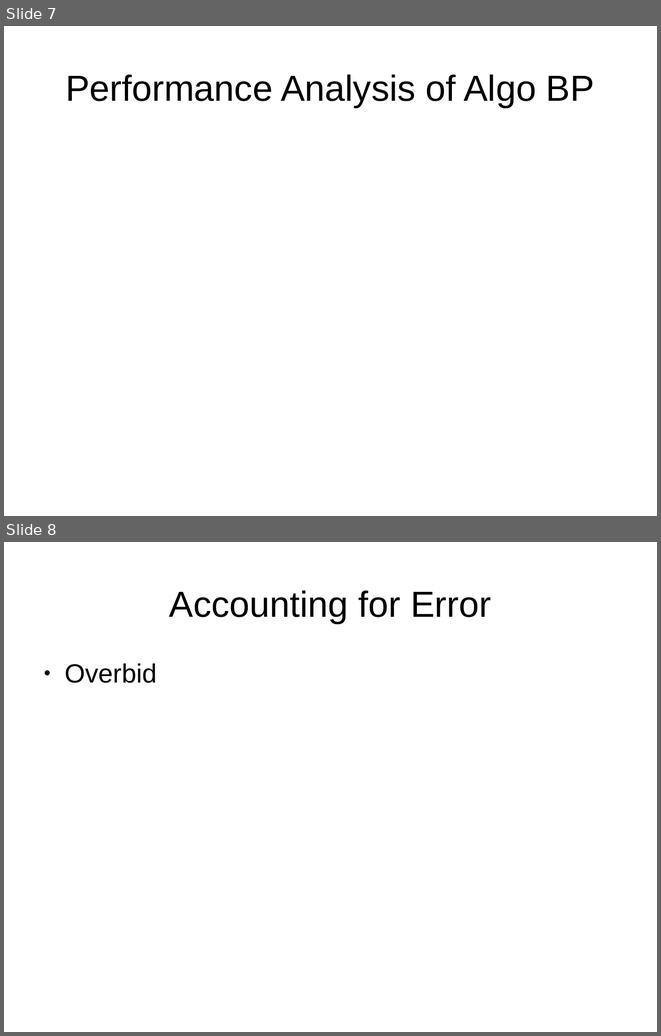
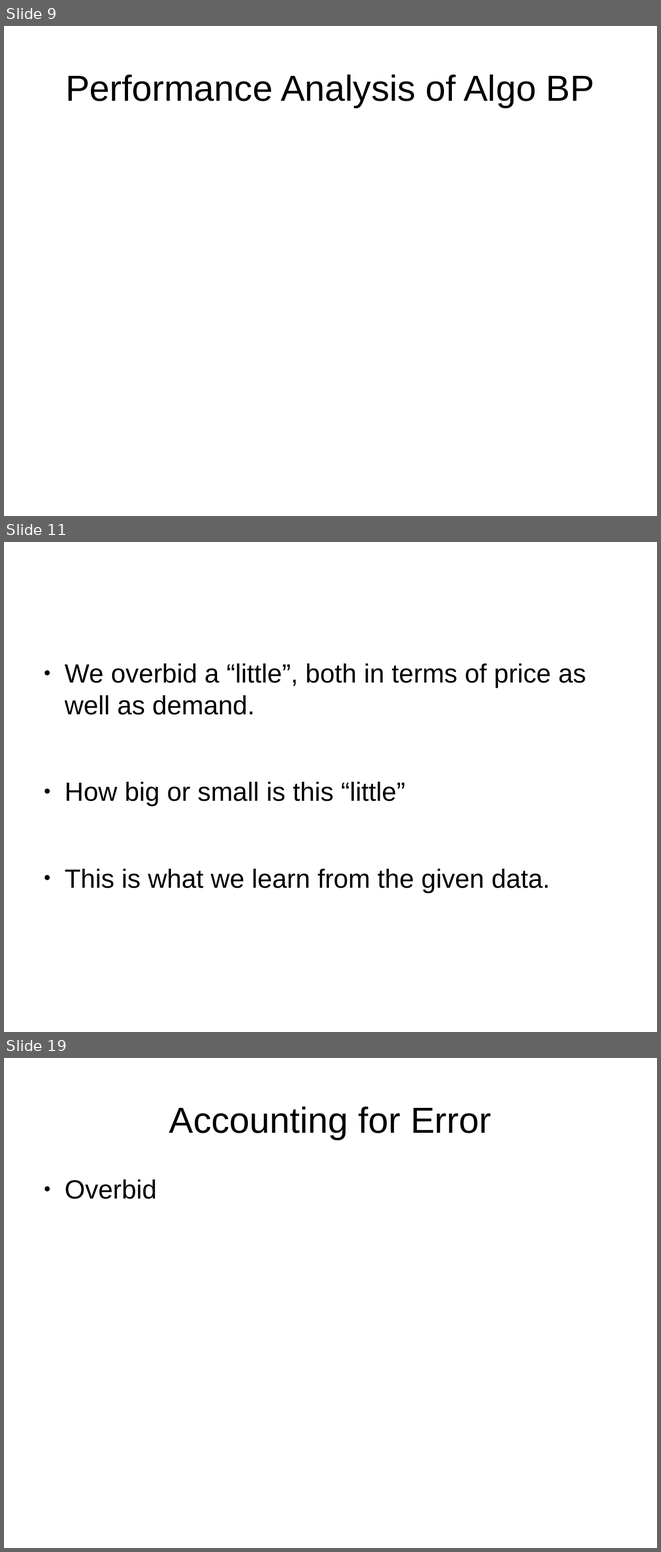
Before and after one commit to anmolmishra1997/Optimal-Bidding, a slide deck: presentation.odp. Shown one above the other, each under a label of ours: slides 7 and 8 before the commit, slides 9, 11 and 19 after it; the slides between them are not shown. The pictures are 661x1036 and 661x1552 pixels, drawn with LibreOffice and Linux fonts; fonts in the diff are those of the drawing. Boxes give left, top, right and bottom in pixels: in the first picture for what was removed or moved away, otherwise in the second. Text is boxed around its words. In the diff, an @@ line names an element or a change of style, - is before the commit and + after.

```diff
--- a/presentation.odp
+++ b/presentation.odp
@@ slide 11 added at (4, 542, 657, 1032), background #FFFFFF @@
@@ text added at (64, 663, 586, 892), 32 pt, text #000000 @@
+● We overbid a “little”, both in terms of price as well as demand.
+● How big or small is this “little”
+● This is what we learn from the given data.
@@ what was slide 7 is now slide 9 @@
@@ what was slide 8 is now slide 19 @@
```
Also in this commit, not shown: 4 slides changed, 10 other slides added, 28 other files.
